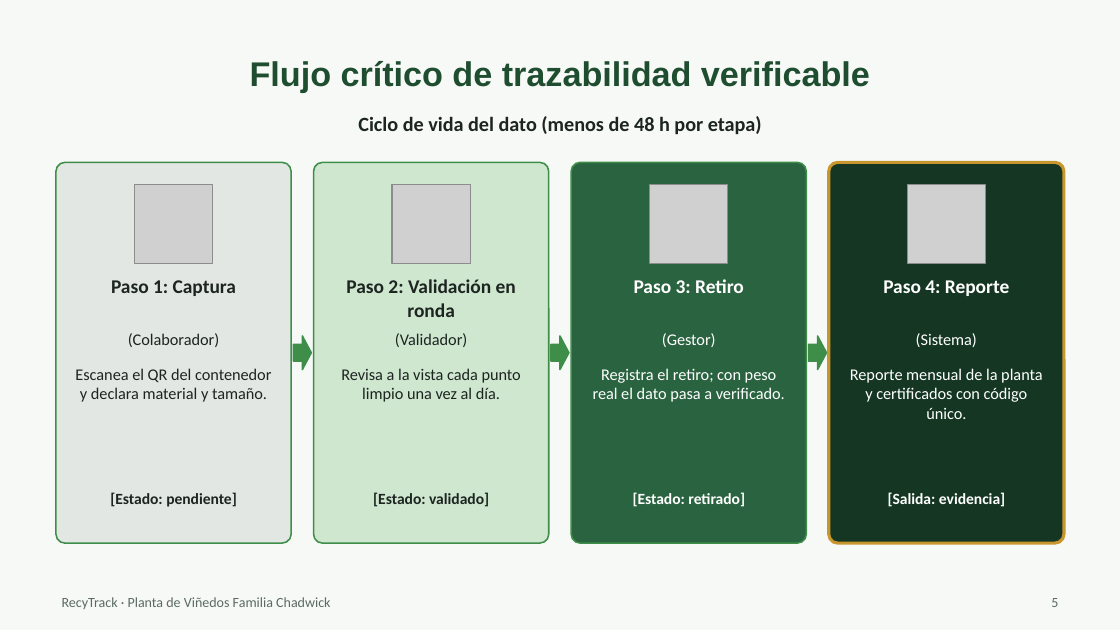
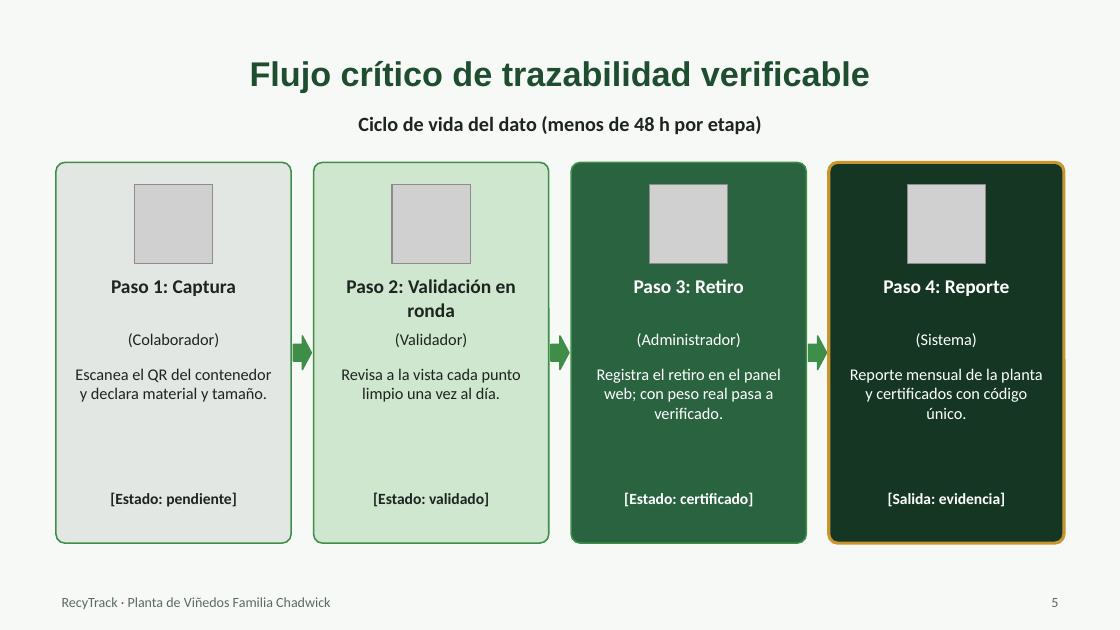
Before and after one commit to AlvaroAjg/Capstone-Ecotrack, a slide deck: slide 5 of Fase 1/Evidencias Grupales/Presentación Proyecto.pptx. Drawn at 1120x630 pixels with LibreOffice and Linux fonts; fonts in the diff are those of the drawing; grey boxes stand for pictures. Boxes give left, top, right and bottom in pixels: in the first picture for what was removed or moved away, otherwise in the second. Text is boxed around its words. In the diff, an @@ line names an element or a change of style, - is before the commit and + after.

```diff
--- a/Fase 1/Evidencias Grupales/Presentación Proyecto.pptx
+++ b/Fase 1/Evidencias Grupales/Presentación Proyecto.pptx
@@ text at box(637, 333, 741, 347): text changed @@
-(Gestor)
+(Administrador)
@@ text at box(597, 368, 781, 419): text changed @@
-Registra el retiro; con peso real el dato pasa a verificado.
+Registra el retiro en el panel web; con peso real pasa a verificado.
@@ text at box(624, 492, 753, 507): text changed @@
-[Estado: retirado]
+[Estado: certificado]
```
Also in this commit, not shown: 3 other slides changed, 1 other file.
